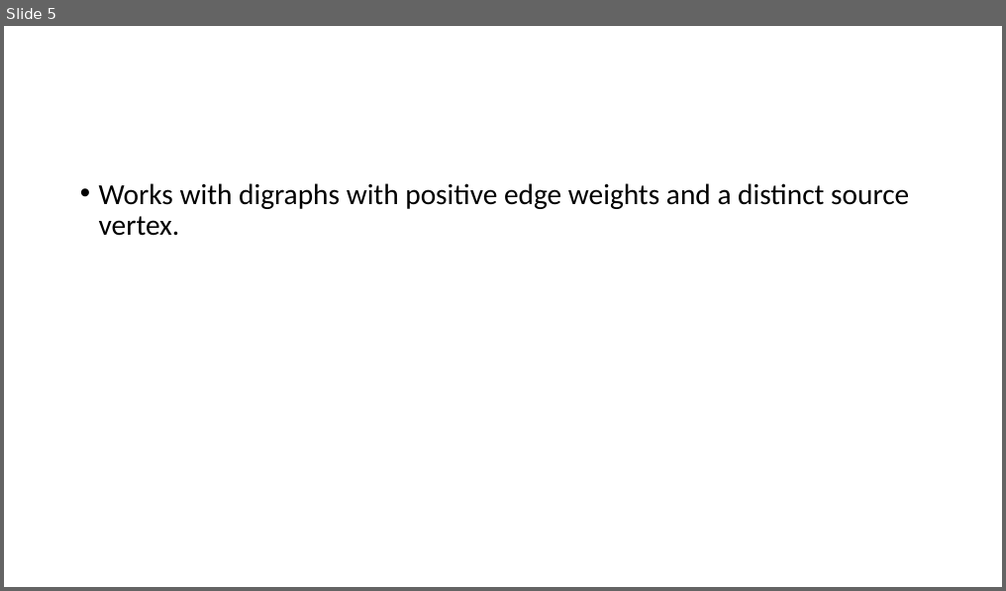
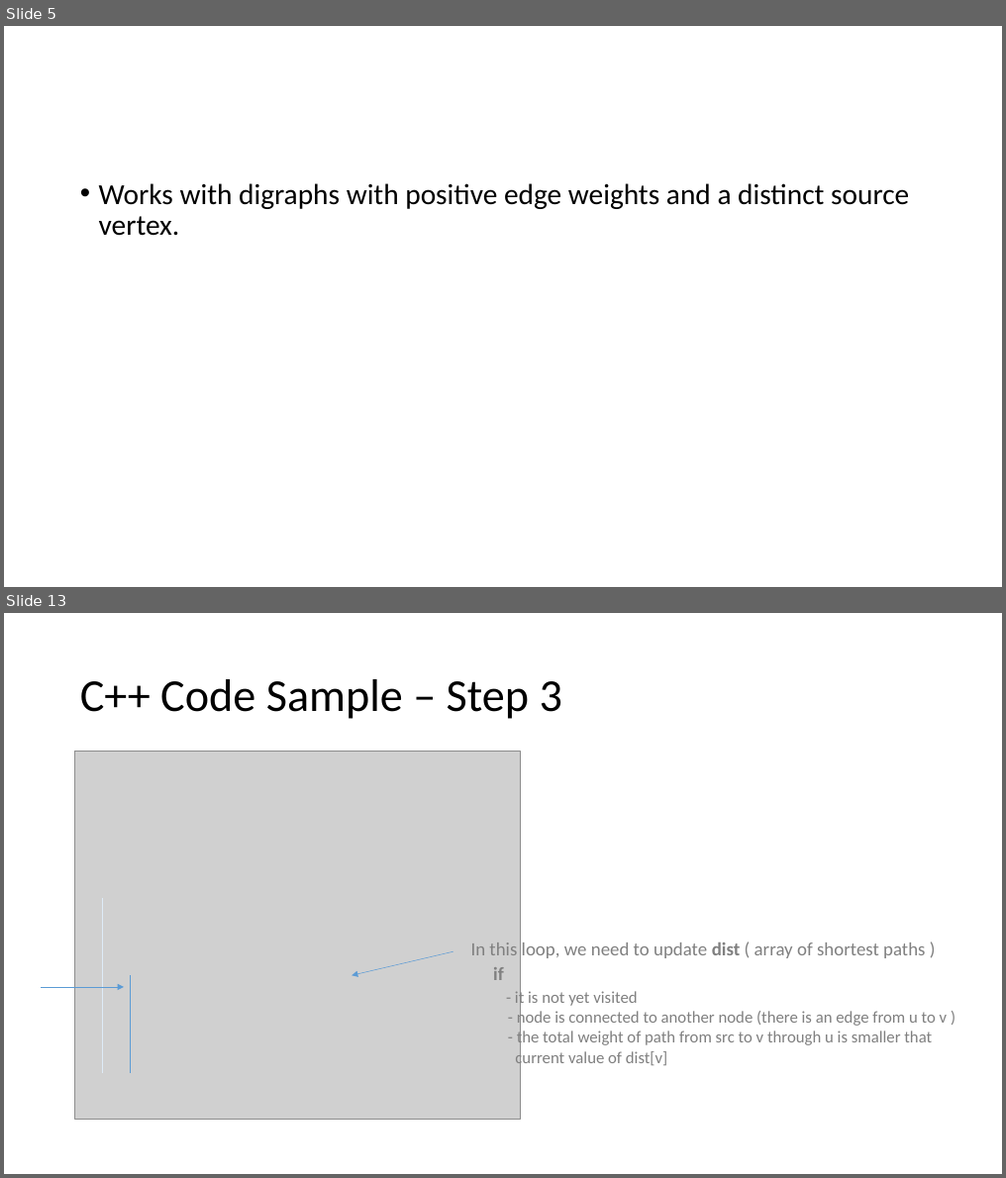
Before and after one commit to belavina/Assignment3_DSA, a slide deck: Assignment3_DSA.pptx. Shown one above the other, each under a label of ours: slide 5 before the commit, slides 5 and 13 after it; the slides between them are not shown. The pictures are 1006x591 and 1006x1178 pixels, drawn with LibreOffice and Linux fonts; fonts in the diff are those of the drawing; grey boxes stand for pictures. Boxes give left, top, right and bottom in pixels: in the first picture for what was removed or moved away, otherwise in the second. Text is boxed around its words. In the diff, an @@ line names an element or a change of style, - is before the commit and + after.

```diff
--- a/Assignment3_DSA.pptx
+++ b/Assignment3_DSA.pptx
@@ slide 13 added at [4,613,1002,1174], background #FFFFFF @@
@@ title added at [80,679,562,719], 44 pt, text #000000 @@
+C++ Code Sample – Step 3
@@ picture added at [74,752,520,1120] @@
@@ line added from (102, 898) to (102, 1072), #DEEBF7 0.5 pt @@
@@ arrow added from (453, 953) to (352, 975), #5B9BD5 0.5 pt @@
@@ text added at [471,943,925,959], 18 pt, text #808080 @@
+In this loop, we need to update dist ( array of shortest paths )
@@ text added at [493,967,947,1067], 16 pt, text #808080 @@
+if
+- it is not yet visited
+- node is connected to another node (there is an edge from u to v )
+- the total weight of path from src to v through u is smaller that
+current value of dist[v]
@@ arrow added from (41, 987) to (124, 987), #5B9BD5 0.5 pt @@
@@ line added from (131, 975) to (131, 1072), #5B9BD5 0.5 pt @@
```
Also in this commit, not shown: 8 other slides added.
